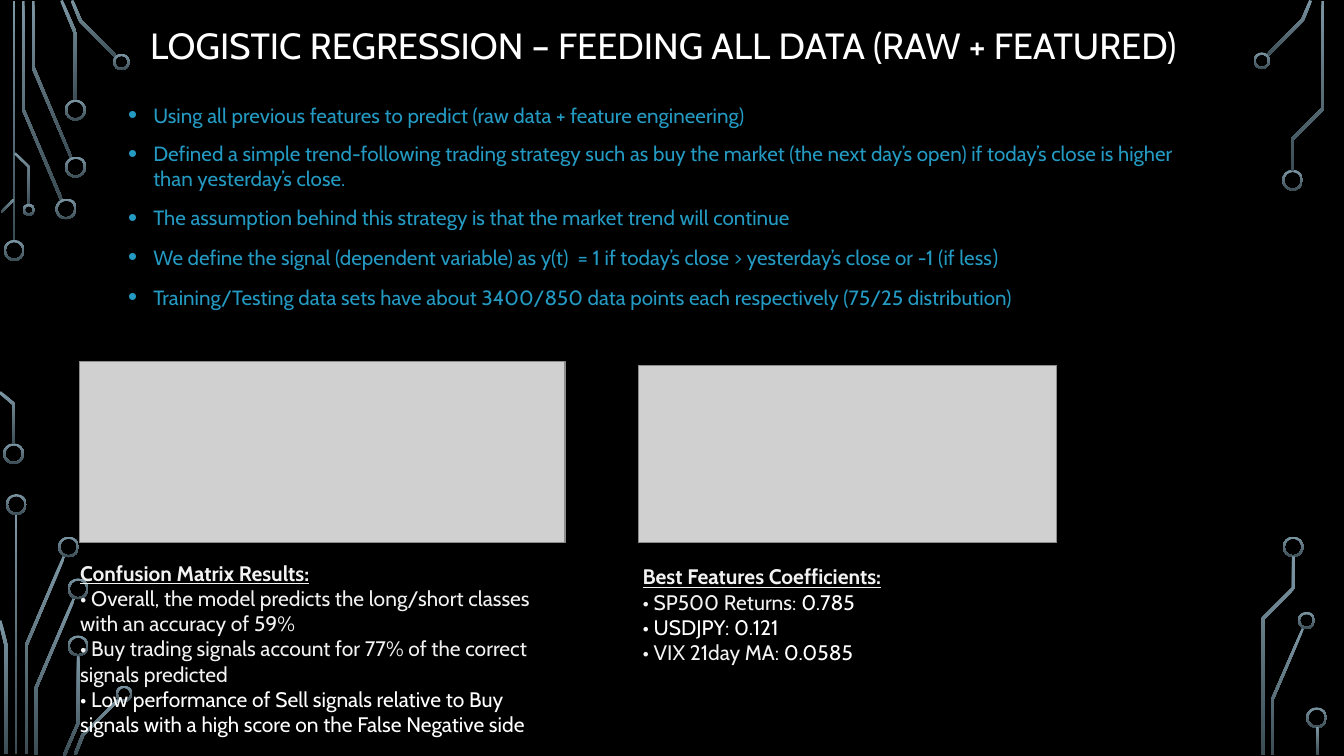
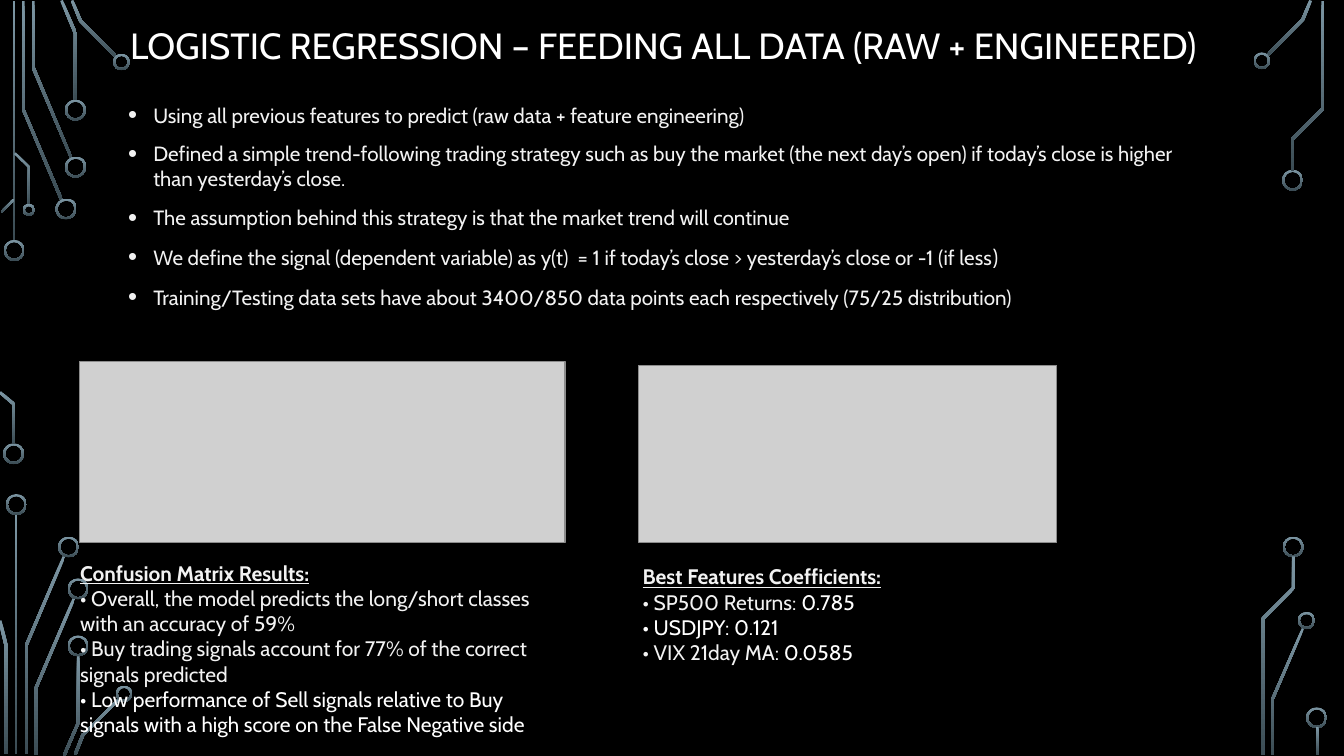
Before and after one commit to gfisherjr/Market_Indicator_Machine_Learning, a slide deck: slide 4 of Dev/Ben/Presentation/Ben_Machine_Learning_Slides.pptx. Drawn at 1344x756 pixels with LibreOffice and Linux fonts; fonts in the diff are those of the drawing; grey boxes stand for pictures; background and template pictures are left out. Boxes give left, top, right and bottom in pixels: in the first picture for what was removed or moved away, otherwise in the second. Text is boxed around its words. In the diff, an @@ line names an element or a change of style, - is before the commit and + after.

```diff
--- a/Dev/Ben/Presentation/Ben_Machine_Learning_Slides.pptx
+++ b/Dev/Ben/Presentation/Ben_Machine_Learning_Slides.pptx
@@ title at bbox=[130, 31, 1197, 64]: text changed @@
-LOGISTIC REGRESSION – FEEDING ALL DATA (RAW + FEATURED)
+LOGISTIC REGRESSION – FEEDING ALL DATA (RAW + ENGINEERED)
@@ text "Using all previous features to ..." at bbox=[153, 107, 1172, 310]: text colour #249AC2 to #F2F2F2 @@
```
Also in this commit, not shown: 4 other slides changed, 45 other files.
